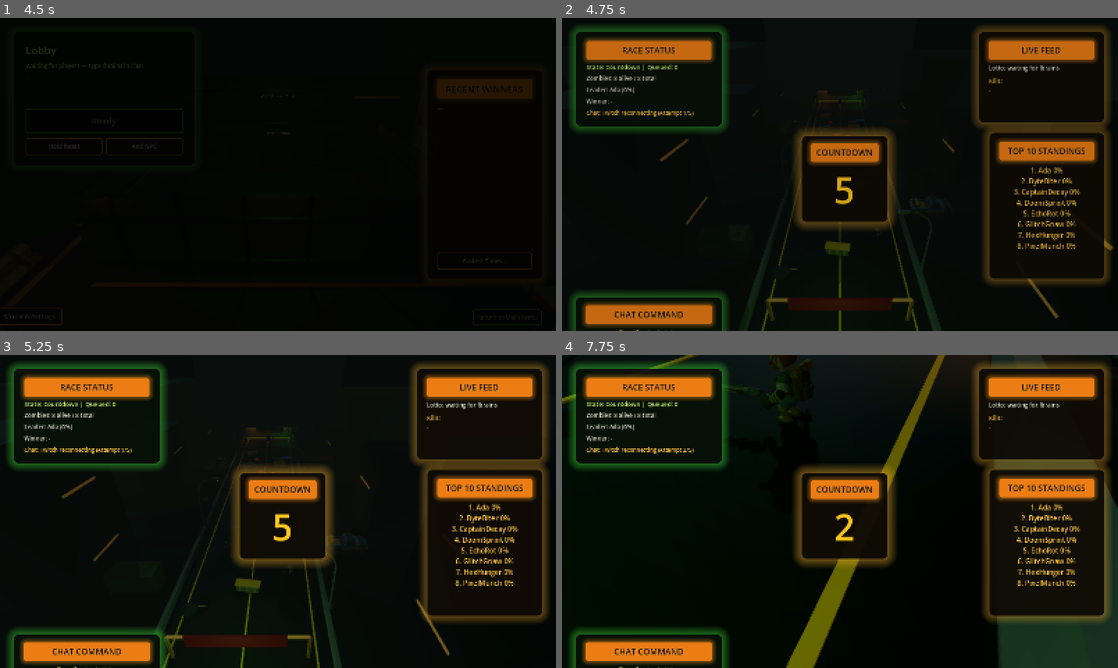
Above: before the commit, frames 1-4 (two rows, left to right).
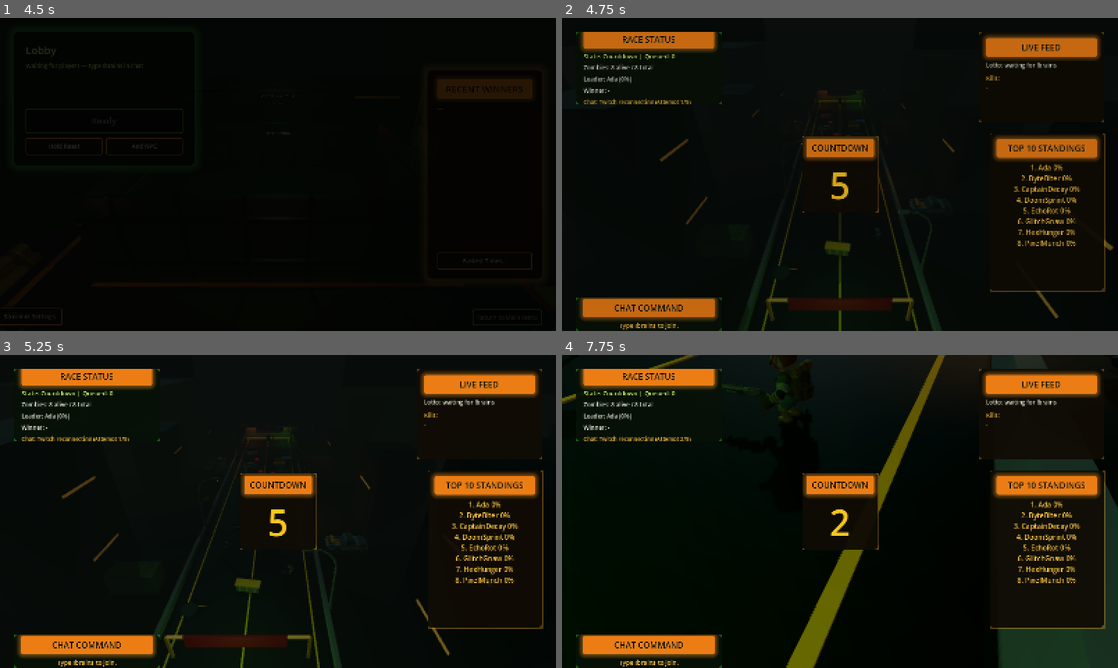
Above: after the commit, the same moments.

Repository: Knoxamiz/zombie-horde
Game: Godot game, scene res://scenes/main_menu/main_menu.tscn
Same seed, same stepped clock (60 frames per second), same inputs: the game is played once before the commit and once after it.
Inputs (mouse positions are in pixels of both pictures, inside the frame that each line leads up to):
- Up to frame 1 (4.5 s): tap Enter (round_start) at 0.5 s; move the mouse to (400, 158) at 0.52 s; hold Right 0.53-1.25 s; hold S (camera_back) 0.53-1.25 s; click (400, 158) at 0.67 s; drag from (166, 190) to (250, 237) at 1.27 s; click "SAVE PRESET" at 2 s; click "DEFAULTS" at 2.75 s; click "DONE" at 3.5 s; click "Ready (8)" at 4.25 s
- Up to frame 2 (4.75 s): no input
- Up to frame 3 (5.25 s): move the mouse to (333, 442) at 5.02 s; hold Right from 5.03 s (still down); hold F (camera_director) from 5.03 s (still down); click (333, 442) at 5.17 s
- Up to frame 4 (7.75 s): move the mouse to (834, 517) at 5.77 s; release Right at 5.78 s; release F (camera_director) at 5.78 s; hold Up from 5.78 s (still down); tap Q (camera_down) at 5.85 s; click (834, 517) at 5.92 s; move the mouse to (878, 514) at 6.52 s; hold W (camera_forward) 6.53-7.28 s; click (878, 514) at 6.67 s; move the mouse to (795, 508) at 7.27 s; tap A (camera_left) at 7.35 s; click (795, 508) at 7.42 s

Frame 1 is identical in both runs. In frame 2, 17% of the frame differs, in the area x 1-99%, y 2-100%; in frame 3, 18%; in frame 4, 19%.

Commit message:
Fix HUD layout panels: fixed-size Control nodes and layout v3
Root cause: PanelContainer panels grew with preview content, breaking saved
offsets and causing overlapping misaligned orange headers.

- HudLayoutPanel now extends Control with Background + clipped content
- Defaults scale to viewport; corrupt v2 saves are rejected (layout v3)
- Reset clears user://hud_layout.cfg
- Header bars pinned to shrink height; edit chrome tracks panel bounds
- Add layout panel validation test

Co-authored-by: Knoxamiz <Knoxamiz@users.noreply.github.com>

Diff:
--- a/scenes/ui/hud.tscn
+++ b/scenes/ui/hud.tscn
@@ -94,19 +94,34 @@
 mouse_filter = 2
 color = Color(0.004, 0.008, 0.005, 0.42)
 
-[node name="TopPanel" type="PanelContainer" parent="Root"]
-custom_minimum_size = Vector2(420, 208)
+[node name="TopPanel" type="Control" parent="Root"]
 layout_mode = 0
 offset_left = 40.0
 offset_top = 40.0
 offset_right = 460.0
 offset_bottom = 248.0
-theme_override_styles/panel = SubResource("StyleBox_lobby_glow")
+clip_contents = true
 script = ExtResource("4_layout_panel")
 panel_id = "top"
 
+[node name="Background" type="PanelContainer" parent="Root/TopPanel"]
+layout_mode = 1
+anchors_preset = 15
+anchor_right = 1.0
+anchor_bottom = 1.0
+grow_horizontal = 2
+grow_vertical = 2
+mouse_filter = 2
+theme_override_styles/panel = SubResource("StyleBox_lobby_glow")
+
 [node name="Margin" type="MarginContainer" parent="Root/TopPanel"]
-layout_mode = 2
+layout_mode = 1
+anchors_preset = 15
+anchor_right = 1.0
+anchor_bottom = 1.0
+grow_horizontal = 2
+grow_vertical = 2
+mouse_filter = 2
 theme_override_constants/margin_left = 22
 theme_override_constants/margin_top = 18
 theme_override_constants/margin_right = 22
@@ -118,6 +133,7 @@
 
 [node name="HeaderBar" type="PanelContainer" parent="Root/TopPanel/Margin/VBox"]
 layout_mode = 2
+size_flags_vertical = 0
 theme_override_styles/panel = SubResource("StyleBox_board_header")
 
 [node name="HeaderLabel" type="Label" parent="Root/TopPanel/Margin/VBox/HeaderBar"]
@@ -155,19 +171,34 @@
 theme_override_font_sizes/font_size = 16
 text = "Chat: Debug only"
 
-[node name="RosterPanel" type="PanelContainer" parent="Root"]
-custom_minimum_size = Vector2(360, 260)
+[node name="RosterPanel" type="Control" parent="Root"]
 layout_mode = 0
 offset_left = 1200.0
 offset_top = 40.0
 offset_right = 1560.0
 offset_bottom = 300.0
-theme_override_styles/panel = SubResource("StyleBox_scores_glow")
+clip_contents = true
 script = ExtResource("4_layout_panel")
 panel_id = "roster"
 
+[node name="Background" type="PanelContainer" parent="Root/RosterPanel"]
+layout_mode = 1
+anchors_preset = 15
+anchor_right = 1.0
+anchor_bottom = 1.0
+grow_horizontal = 2
+grow_vertical = 2
+mouse_filter = 2
+theme_override_styles/panel = SubResource("StyleBox_scores_glow")
+
 [node name="Margin" type="MarginContainer" parent="Root/RosterPanel"]
-layout_mode = 2
+layout_mode = 1
+anchors_preset = 15
+anchor_right = 1.0
+anchor_bottom = 1.0
+grow_horizontal = 2
+grow_vertical = 2
+mouse_filter = 2
 theme_override_constants/margin_left = 20
 theme_override_constants/margin_top = 18
 theme_override_constants/margin_right = 20
@@ -179,6 +210,7 @@
 
 [node name="HeaderBar" type="PanelContainer" parent="Root/RosterPanel/Margin/VBox"]
 layout_mode = 2
+size_flags_vertical = 0
 theme_override_styles/panel = SubResource("StyleBox_board_header")
 
 [node name="HeaderLabel" type="Label" parent="Root/RosterPanel/Margin/VBox/HeaderBar"]
@@ -205,19 +237,34 @@
 -"
 autowrap_mode = 2
 
-[node name="LeaderboardPanel" type="PanelContainer" parent="Root"]
-custom_minimum_size = Vector2(330, 420)
+[node name="LeaderboardPanel" type="Control" parent="Root"]
 layout_mode = 0
 offset_left = 1230.0
 offset_top = 330.0
 offset_right = 1560.0
 offset_bottom = 750.0
-theme_override_styles/panel = SubResource("StyleBox_scores_glow")
+clip_contents = true
 script = ExtResource("4_layout_panel")
 panel_id = "leaderboard"
 
+[node name="Background" type="PanelContainer" parent="Root/LeaderboardPanel"]
+layout_mode = 1
+anchors_preset = 15
+anchor_right = 1.0
+anchor_bottom = 1.0
+grow_horizontal = 2
+grow_vertical = 2
+mouse_filter = 2
+theme_override_styles/panel = SubResource("StyleBox_scores_glow")
+
 [node name="Margin" type="MarginContainer" parent="Root/LeaderboardPanel"]
-layout_mode = 2
+layout_mode = 1
+anchors_preset = 15
+anchor_right = 1.0
+anchor_bottom = 1.0
+grow_horizontal = 2
+grow_vertical = 2
+mouse_filter = 2
 theme_override_constants/margin_left = 20
 theme_override_constants/margin_top = 18
 theme_override_constants/margin_right = 20
@@ -229,6 +276,7 @@
 
 [node name="HeaderBar" type="PanelContainer" parent="Root/LeaderboardPanel/Margin/VBox"]
 layout_mode = 2
+size_flags_vertical = 0
 theme_override_styles/panel = SubResource("StyleBox_board_header")
 
 [node name="HeaderLabel" type="Label" parent="Root/LeaderboardPanel/Margin/VBox/HeaderBar"]
@@ -248,19 +296,34 @@
 horizontal_alignment = 1
 autowrap_mode = 2
 
-[node name="CommandPanel" type="PanelContainer" parent="Root"]
-custom_minimum_size = Vector2(420, 56)
+[node name="CommandPanel" type="Control" parent="Root"]
 layout_mode = 0
 offset_left = 40.0
 offset_top = 804.0
 offset_right = 460.0
 offset_bottom = 860.0
-theme_override_styles/panel = SubResource("StyleBox_lobby_glow")
+clip_contents = true
 script = ExtResource("4_layout_panel")
 panel_id = "command"
 
+[node name="Background" type="PanelContainer" parent="Root/CommandPanel"]
+layout_mode = 1
+anchors_preset = 15
+anchor_right = 1.0
+anchor_bottom = 1.0
+grow_horizontal = 2
+grow_vertical = 2
+mouse_filter = 2
+theme_override_styles/panel = SubResource("StyleBox_lobby_glow")
+
 [node name="Margin" type="MarginContainer" parent="Root/CommandPanel"]
-layout_mode = 2
+layout_mode = 1
+anchors_preset = 15
+anchor_right = 1.0
+anchor_bottom = 1.0
+grow_horizontal = 2
+grow_vertical = 2
+mouse_filter = 2
 theme_override_constants/margin_left = 20
 theme_override_constants/margin_top = 14
 theme_override_constants/margin_right = 20
@@ -272,6 +335,7 @@
 
 [node name="HeaderBar" type="PanelContainer" parent="Root/CommandPanel/Margin/VBox"]
 layout_mode = 2
+size_flags_vertical = 0
 theme_override_styles/panel = SubResource("StyleBox_board_header")
 
 [node name="HeaderLabel" type="Label" parent="Root/CommandPanel/Margin/VBox/HeaderBar"]
@@ -290,19 +354,34 @@
 horizontal_alignment = 1
 autowrap_mode = 2
 
-[node name="CountdownPanel" type="PanelContainer" parent="Root"]
-custom_minimum_size = Vector2(220, 220)
+[node name="CountdownPanel" type="Control" parent="Root"]
 layout_mode = 0
 offset_left = 690.0
 offset_top = 340.0
 offset_right = 910.0
 offset_bottom = 560.0
-theme_override_styles/panel = SubResource("StyleBox_countdown_glow")
+clip_contents = true
 script = ExtResource("4_layout_panel")
 panel_id = "countdown"
 
+[node name="Background" type="PanelContainer" parent="Root/CountdownPanel"]
+layout_mode = 1
+anchors_preset = 15
+anchor_right = 1.0
+anchor_bottom = 1.0
+grow_horizontal = 2
+grow_vertical = 2
+mouse_filter = 2
+theme_override_styles/panel = SubResource("StyleBox_countdown_glow")
+
 [node name="Margin" type="MarginContainer" parent="Root/CountdownPanel"]
-layout_mode = 2
+layout_mode = 1
+anchors_preset = 15
+anchor_right = 1.0
+anchor_bottom = 1.0
+grow_horizontal = 2
+grow_vertical = 2
+mouse_filter = 2
 theme_override_constants/margin_left = 18
 theme_override_constants/margin_top = 12
 theme_override_constants/margin_right = 18
@@ -314,6 +393,7 @@
 
 [node name="HeaderBar" type="PanelContainer" parent="Root/CountdownPanel/Margin/VBox"]
 layout_mode = 2
+size_flags_vertical = 0
 theme_override_styles/panel = SubResource("StyleBox_board_header")
 
 [node name="HeaderLabel" type="Label" parent="Root/CountdownPanel/Margin/VBox/HeaderBar"]
--- /dev/null
+++ b/scripts/debug/hud_layout_panel_test.gd
@@ -0,0 +1,69 @@
+extends SceneTree
+
+const MAIN_GAME_SCENE := "res://scenes/main/main_game.tscn"
+const PASS := 0
+const FAIL := 1
+
+var _failures: Array[String] = []
+
+
+func _initialize() -> void:
+	call_deferred("_run_test")
+
+
+func _run_test() -> void:
+	print("=== HUD layout panel test ===")
+	var packed: PackedScene = load(MAIN_GAME_SCENE)
+	if packed == null:
+		_fail("Could not load main game scene")
+		_finish(FAIL)
+		return
+
+	var main_game: Node = packed.instantiate()
+	root.add_child(main_game)
+	await create_timer(0.5).timeout
+
+	var hud: HudController = main_game.get_node_or_null("HUD") as HudController
+	if hud == null:
+		_fail("HUD not found")
+		_finish(FAIL)
+		return
+
+	hud.visible = true
+	hud.get_node("Root").visible = true
+	await create_timer(0.1).timeout
+
+	var viewport_size: Vector2 = hud.get_node("Root").get_rect().size
+	for panel_id in ["top", "roster", "leaderboard", "command"]:
+		var panel: HudLayoutPanel = hud.get_layout_panel(panel_id)
+		if panel == null:
+			_fail("Missing panel: %s" % panel_id)
+			continue
+		var rect: Rect2 = panel.get_layout_rect()
+		if rect.size.x < 180.0 or rect.size.y < 72.0:
+			_fail("%s too small: %s" % [panel_id, rect.size])
+		if rect.position.x < -40.0 or rect.position.y < -40.0:
+			_fail("%s off-screen left/top: %s" % [panel_id, rect.position])
+		if rect.position.x + rect.size.x > viewport_size.x + 40.0:
+			_fail("%s off-screen right: %s" % [panel_id, rect.end])
+		if rect.position.y + rect.size.y > viewport_size.y + 40.0:
+			_fail("%s off-screen bottom: %s" % [panel_id, rect.end])
+
+	if _failures.is_empty():
+		print("PASS: all layout panels within viewport")
+		_finish(PASS)
+		return
+
+	for failure in _failures:
+		push_error(failure)
+	print("FAIL: %d issue(s)" % _failures.size())
+	_finish(FAIL)
+
+
+func _fail(message: String) -> void:
+	_failures.append(message)
+	print("FAIL: ", message)
+
+
+func _finish(exit_code: int) -> void:
+	quit(exit_code)
--- a/scripts/ui/hud_controller.gd
+++ b/scripts/ui/hud_controller.gd
@@ -81,7 +81,7 @@
 	get_node("Root/LeaderboardPanel/Margin/VBox/HeaderBar/HeaderLabel") as Label
 )
 @onready var _leaderboard_label: Label = get_node("Root/LeaderboardPanel/Margin/VBox/LeaderboardLabel") as Label
-@onready var _countdown_panel: PanelContainer = get_node("Root/CountdownPanel") as PanelContainer
+@onready var _countdown_panel: HudLayoutPanel = get_node("Root/CountdownPanel") as HudLayoutPanel
 @onready var _countdown_label: Label = get_node("Root/CountdownPanel/Margin/VBox/CountdownLabel") as Label
 @onready var _results_overlay: RoundResultsOverlay = get_node("Root/RoundResultsOverlay") as RoundResultsOverlay
 @onready var _start_button: Button = get_node("Root/ControlPanel/Margin/HBox/StartButton") as Button
@@ -161,8 +161,17 @@
 	_layout_editor.finished.connect(_on_layout_edit_finished)
 
 func _apply_saved_layout() -> void:
-	_layout_profile = HUD_LAYOUT_PROFILE.load_from_disk()
+	var viewport_size: Vector2 = _get_layout_viewport_size()
+	_layout_profile = HUD_LAYOUT_PROFILE.load_from_disk(viewport_size)
+	if not _layout_profile.is_valid_for_viewport(viewport_size):
+		_layout_profile = HUD_LAYOUT_PROFILE.create_default_profile(viewport_size)
 	_layout_profile.apply_to(self)
+
+
+func _get_layout_viewport_size() -> Vector2:
+	if _root != null:
+		return _root.get_rect().size
+	return get_viewport().get_visible_rect().size
 
 func get_layout_panel(panel_id: String) -> HudLayoutPanel:
 	var path: String = str(PANEL_PATHS.get(panel_id, ""))
@@ -171,6 +180,11 @@
 	return get_node_or_null(path) as HudLayoutPanel
 
 func begin_layout_edit() -> void:
+	var viewport_size: Vector2 = _get_layout_viewport_size()
+	_layout_profile = HUD_LAYOUT_PROFILE.load_from_disk(viewport_size)
+	if not _layout_profile.is_valid_for_viewport(viewport_size):
+		_layout_profile = HUD_LAYOUT_PROFILE.create_default_profile(viewport_size)
+		_layout_profile.apply_to(self)
 	_layout_edit_snapshot = HUD_LAYOUT_PROFILE.capture_from(self)
 	_layout_edit_active = true
 	_hud_visible_before_layout_edit = visible
@@ -194,7 +208,7 @@
 
 func _ensure_layout_panels_visible_for_edit() -> void:
 	for panel_id in PANEL_PATHS.keys():
-		var panel: Control = get_layout_panel(panel_id)
+		var panel: HudLayoutPanel = get_layout_panel(panel_id)
 		if panel == null:
 			continue
 		if panel_id == "countdown":
@@ -235,7 +249,8 @@
 	_pre_round_hidden_for_layout_edit = false
 
 func reset_layout_to_defaults() -> void:
-	_layout_profile = HUD_LAYOUT_PROFILE.create_default_profile()
+	HUD_LAYOUT_PROFILE.clear_saved_layout()
+	_layout_profile = HUD_LAYOUT_PROFILE.create_default_profile(_get_layout_viewport_size())
 	_layout_profile.apply_to(self)
 
 func is_layout_edit_active() -> bool:
--- a/scripts/ui/hud_layout_editor.gd
+++ b/scripts/ui/hud_layout_editor.gd
@@ -243,6 +243,7 @@
 
 func _on_reset_pressed() -> void:
 	if _hud_controller != null:
+		HUD_LAYOUT_PROFILE.clear_saved_layout()
 		_hud_controller.reset_layout_to_defaults()
 		if _hud_controller.has_method("_ensure_layout_panels_visible_for_edit"):
 			_hud_controller.call("_ensure_layout_panels_visible_for_edit")
--- a/scripts/ui/hud_layout_panel.gd
+++ b/scripts/ui/hud_layout_panel.gd
@@ -1,5 +1,5 @@
 class_name HudLayoutPanel
-extends PanelContainer
+extends Control
 
 signal edit_interaction_started(panel_id: String, mode: String, corner: String)
 signal edit_hide_requested(panel_id: String)
@@ -20,8 +20,10 @@
 
 
 func _ready() -> void:
-	clip_contents = false
+	clip_contents = true
+	mouse_filter = Control.MOUSE_FILTER_IGNORE
 	resized.connect(_on_resized)
+	_ensure_scene_children_fill()
 	_build_edit_chrome()
 
 
@@ -34,29 +36,34 @@
 	mouse_filter = Control.MOUSE_FILTER_PASS if active else Control.MOUSE_FILTER_IGNORE
 	z_index = 10 if active else 0
 	_wire_header_drag()
-	_update_handle_positions()
+	call_deferred("_update_handle_positions")
 
 
 func get_layout_rect() -> Rect2:
-	return Rect2(
-		offset_left,
-		offset_top,
-		offset_right - offset_left,
-		offset_bottom - offset_top
-	)
+	return HudLayoutProfile.get_absolute_rect(self)
 
 
 func set_layout_rect(rect: Rect2) -> void:
 	HudLayoutProfile.set_absolute_rect(self, rect)
-	custom_minimum_size = Vector2(
-		maxf(rect.size.x, MIN_PANEL_SIZE.x),
-		maxf(rect.size.y, MIN_PANEL_SIZE.y)
-	)
 	call_deferred("_update_handle_positions")
 
 
 func flatten_to_absolute() -> void:
 	HudLayoutProfile.flatten_panel_to_absolute(self)
+
+
+func _ensure_scene_children_fill() -> void:
+	for child in get_children():
+		if child == _edit_root or child.name == "EditChrome":
+			continue
+		if child is Control:
+			var control := child as Control
+			control.set_anchors_preset(Control.PRESET_FULL_RECT)
+			control.offset_left = 0.0
+			control.offset_top = 0.0
+			control.offset_right = 0.0
+			control.offset_bottom = 0.0
+			control.mouse_filter = Control.MOUSE_FILTER_IGNORE
 
 
 func _build_edit_chrome() -> void:
@@ -93,7 +100,7 @@
 		_edit_root.add_child(handle)
 		_handles[corner] = handle
 
-	_update_handle_positions()
+	call_deferred("_update_handle_positions")
 
 
 func _wire_header_drag() -> void:
@@ -165,11 +172,11 @@
 	if _edit_root == null:
 		return
 
-	var panel_size: Vector2 = size
+	var panel_size: Vector2 = get_layout_rect().size
 	var inset: float = 2.0
 
 	if _hide_button != null:
-		_hide_button.position = Vector2(panel_size.x - 60.0, inset)
+		_hide_button.position = Vector2(maxf(panel_size.x - 60.0, inset), inset)
 		_hide_button.size = Vector2(52.0, 28.0)
 
 	if _handles.has("tl"):
--- a/scripts/ui/hud_layout_profile.gd
+++ b/scripts/ui/hud_layout_profile.gd
@@ -3,14 +3,17 @@
 
 const SAVE_PATH := "user://hud_layout.cfg"
 const SECTION := "hud_layout"
-const SAVE_VERSION := 2
+const SAVE_VERSION := 3
+const MIN_PANEL_WIDTH := 180.0
+const MIN_PANEL_HEIGHT := 96.0
 
 static var PANEL_IDS: Array[String] = ["top", "roster", "leaderboard", "command", "countdown"]
 
 var panels: Dictionary = {}
 
-static func load_from_disk():
-	var profile = create_default_profile()
+
+static func load_from_disk(viewport_size: Vector2 = Vector2(1600.0, 900.0)):
+	var profile: HudLayoutProfile = create_default_profile(viewport_size)
 	var config: ConfigFile = ConfigFile.new()
 	if config.load(SAVE_PATH) != OK:
 		return profile
@@ -21,42 +24,72 @@
 
 	for panel_id in PANEL_IDS:
 		var prefix: String = "%s_" % panel_id
-		if not config.has_section_key(SECTION, "%sanchor_left" % prefix):
-			continue
-		profile.panels[panel_id] = {
-			"anchor_left": float(config.get_value(SECTION, "%sanchor_left" % prefix, 0.0)),
-			"anchor_top": float(config.get_value(SECTION, "%sanchor_top" % prefix, 0.0)),
-			"anchor_right": float(config.get_value(SECTION, "%sanchor_right" % prefix, 0.0)),
-			"anchor_bottom": float(config.get_value(SECTION, "%sanchor_bottom" % prefix, 0.0)),
+		if not config.has_section_key(SECTION, "%soffset_left" % prefix):
+			continue
+		var data: Dictionary = {
+			"anchor_left": 0.0,
+			"anchor_top": 0.0,
+			"anchor_right": 0.0,
+			"anchor_bottom": 0.0,
 			"offset_left": float(config.get_value(SECTION, "%soffset_left" % prefix, 0.0)),
 			"offset_top": float(config.get_value(SECTION, "%soffset_top" % prefix, 0.0)),
 			"offset_right": float(config.get_value(SECTION, "%soffset_right" % prefix, 0.0)),
 			"offset_bottom": float(config.get_value(SECTION, "%soffset_bottom" % prefix, 0.0)),
 			"visible": bool(config.get_value(SECTION, "%svisible" % prefix, true)),
-			"min_width": float(config.get_value(SECTION, "%smin_width" % prefix, 0.0)),
-			"min_height": float(config.get_value(SECTION, "%smin_height" % prefix, 0.0)),
 		}
+		if _is_panel_data_valid(data, viewport_size):
+			profile.panels[panel_id] = data
 	return profile
 
-static func create_default_profile():
-	var profile = load("res://scripts/ui/hud_layout_profile.gd").new()
+
+static func create_default_profile(viewport_size: Vector2 = Vector2(1600.0, 900.0)) -> HudLayoutProfile:
+	var profile: HudLayoutProfile = HudLayoutProfile.new()
+	var margin: float = 40.0
+	var top_width: float = 420.0
+	var top_height: float = 208.0
+	var roster_width: float = 360.0
+	var roster_height: float = 260.0
+	var board_width: float = 330.0
+	var command_height: float = 56.0
+	var command_width: float = 420.0
+	var countdown_size: float = 220.0
+	var right: float = viewport_size.x - margin
+	var bottom: float = viewport_size.y - margin
+
 	profile.panels = {
-		"top": _panel_dict(40.0, 40.0, 460.0, 248.0, true, 420.0, 208.0),
-		"roster": _panel_dict(1200.0, 40.0, 1560.0, 300.0, true, 360.0, 260.0),
-		"leaderboard": _panel_dict(1230.0, 330.0, 1560.0, 750.0, true, 330.0, 420.0),
-		"command": _panel_dict(40.0, 804.0, 460.0, 860.0, true, 420.0, 56.0),
-		"countdown": _panel_dict(690.0, 340.0, 910.0, 560.0, true, 220.0, 220.0),
+		"top": _panel_dict(margin, margin, margin + top_width, margin + top_height, true),
+		"roster": _panel_dict(right - roster_width, margin, right, margin + roster_height, true),
+		"leaderboard": _panel_dict(
+			right - board_width,
+			margin + roster_height + 30.0,
+			right,
+			bottom - command_height - 20.0,
+			true
+		),
+		"command": _panel_dict(
+			margin,
+			bottom - command_height,
+			margin + command_width,
+			bottom,
+			true
+		),
+		"countdown": _panel_dict(
+			viewport_size.x * 0.5 - countdown_size * 0.5,
+			viewport_size.y * 0.5 - countdown_size * 0.5,
+			viewport_size.x * 0.5 + countdown_size * 0.5,
+			viewport_size.y * 0.5 + countdown_size * 0.5,
+			true
+		),
 	}
 	return profile
+
 
 static func _panel_dict(
 	offset_left: float,
 	offset_top: float,
 	offset_right: float,
 	offset_bottom: float,
-	is_visible: bool,
-	min_width: float,
-	min_height: float
+	is_visible: bool
 ) -> Dictionary:
 	return {
 		"anchor_left": 0.0,
@@ -68,12 +101,11 @@
 		"offset_right": offset_right,
 		"offset_bottom": offset_bottom,
 		"visible": is_visible,
-		"min_width": min_width,
-		"min_height": min_height,
 	}
 
-static func capture_from(hud_controller: Node):
-	var profile = load("res://scripts/ui/hud_layout_profile.gd").new()
+
+static func capture_from(hud_controller: Node) -> HudLayoutProfile:
+	var profile: HudLayoutProfile = HudLayoutProfile.new()
 	for panel_id in PANEL_IDS:
 		if not hud_controller.has_method("get_layout_panel"):
 			continue
@@ -82,6 +114,7 @@
 			profile.panels[panel_id] = _capture_panel(panel)
 	return profile
 
+
 func apply_to(hud_controller: Node) -> void:
 	for panel_id in PANEL_IDS:
 		if not hud_controller.has_method("get_layout_panel"):
@@ -94,27 +127,41 @@
 			continue
 		_apply_panel(panel, data)
 
+
+func is_valid_for_viewport(viewport_size: Vector2) -> bool:
+	if panels.is_empty():
+		return false
+	for panel_id in PANEL_IDS:
+		var data: Dictionary = panels.get(panel_id, {})
+		if data.is_empty() or not _is_panel_data_valid(data, viewport_size):
+			return false
+	return true
+
+
 func save_to_disk() -> Error:
 	var config: ConfigFile = ConfigFile.new()
-	config.load(SAVE_PATH)
 	config.set_value(SECTION, "version", SAVE_VERSION)
 	for panel_id in PANEL_IDS:
 		var data: Dictionary = panels.get(panel_id, {})
 		if data.is_empty():
 			continue
 		var prefix: String = "%s_" % panel_id
-		config.set_value(SECTION, "%sanchor_left" % prefix, data.get("anchor_left", 0.0))
-		config.set_value(SECTION, "%sanchor_top" % prefix, data.get("anchor_top", 0.0))
-		config.set_value(SECTION, "%sanchor_right" % prefix, data.get("anchor_right", 0.0))
-		config.set_value(SECTION, "%sanchor_bottom" % prefix, data.get("anchor_bottom", 0.0))
+		config.set_value(SECTION, "%sanchor_left" % prefix, 0.0)
+		config.set_value(SECTION, "%sanchor_top" % prefix, 0.0)
+		config.set_value(SECTION, "%sanchor_right" % prefix, 0.0)
+		config.set_value(SECTION, "%sanchor_bottom" % prefix, 0.0)
 		config.set_value(SECTION, "%soffset_left" % prefix, data.get("offset_left", 0.0))
 		config.set_value(SECTION, "%soffset_top" % prefix, data.get("offset_top", 0.0))
 		config.set_value(SECTION, "%soffset_right" % prefix, data.get("offset_right", 0.0))
 		config.set_value(SECTION, "%soffset_bottom" % prefix, data.get("offset_bottom", 0.0))
 		config.set_value(SECTION, "%svisible" % prefix, data.get("visible", true))
-		config.set_value(SECTION, "%smin_width" % prefix, data.get("min_width", 0.0))
-		config.set_value(SECTION, "%smin_height" % prefix, data.get("min_height", 0.0))
 	return config.save(SAVE_PATH)
+
+
+static func clear_saved_layout() -> void:
+	if FileAccess.file_exists(SAVE_PATH):
+		DirAccess.remove_absolute(SAVE_PATH)
+
 
 static func _capture_panel(panel: Control) -> Dictionary:
 	flatten_panel_to_absolute(panel)
@@ -128,40 +175,53 @@
 		"offset_right": panel.offset_right,
 		"offset_bottom": panel.offset_bottom,
 		"visible": panel.visible,
-		"min_width": panel.size.x,
-		"min_height": panel.size.y,
 	}
 
+
 static func _apply_panel(panel: Control, data: Dictionary) -> void:
-	panel.layout_mode = 0
-	panel.anchor_left = 0.0
-	panel.anchor_top = 0.0
-	panel.anchor_right = 0.0
-	panel.anchor_bottom = 0.0
-	panel.offset_left = float(data.get("offset_left", panel.offset_left))
-	panel.offset_top = float(data.get("offset_top", panel.offset_top))
-	panel.offset_right = float(data.get("offset_right", panel.offset_right))
-	panel.offset_bottom = float(data.get("offset_bottom", panel.offset_bottom))
+	set_absolute_rect(panel, get_absolute_rect_from_data(data))
 	panel.visible = bool(data.get("visible", true))
-	panel.size_flags_horizontal = Control.SIZE_SHRINK_BEGIN
-	panel.size_flags_vertical = Control.SIZE_SHRINK_BEGIN
-	var min_width: float = float(data.get("min_width", 0.0))
-	var min_height: float = float(data.get("min_height", 0.0))
-	if min_width > 0.0:
-		panel.custom_minimum_size.x = min_width
-	if min_height > 0.0:
-		panel.custom_minimum_size.y = min_height
+
+
+static func get_absolute_rect_from_data(data: Dictionary) -> Rect2:
+	return Rect2(
+		float(data.get("offset_left", 0.0)),
+		float(data.get("offset_top", 0.0)),
+		float(data.get("offset_right", 0.0)) - float(data.get("offset_left", 0.0)),
+		float(data.get("offset_bottom", 0.0)) - float(data.get("offset_top", 0.0))
+	)
+
+
+static func _is_panel_data_valid(data: Dictionary, viewport_size: Vector2) -> bool:
+	var width: float = float(data.get("offset_right", 0.0)) - float(data.get("offset_left", 0.0))
+	var height: float = float(data.get("offset_bottom", 0.0)) - float(data.get("offset_top", 0.0))
+	if width < MIN_PANEL_WIDTH or height < MIN_PANEL_HEIGHT:
+		return false
+	if width > viewport_size.x * 0.9 or height > viewport_size.y * 0.9:
+		return false
+	if float(data.get("offset_left", 0.0)) < -80.0 or float(data.get("offset_top", 0.0)) < -80.0:
+		return false
+	if float(data.get("offset_right", 0.0)) > viewport_size.x + 80.0:
+		return false
+	if float(data.get("offset_bottom", 0.0)) > viewport_size.y + 80.0:
+		return false
+	return true
+
 
 static func flatten_panel_to_absolute(panel: Control) -> void:
-	var global_rect: Rect2 = panel.get_global_rect()
 	var parent: Control = panel.get_parent() as Control
 	if parent == null:
 		return
-	var parent_transform: Transform2D = parent.get_global_transform_with_canvas()
-	var local_pos: Vector2 = parent_transform.affine_inverse() * global_rect.position
-	set_absolute_rect(panel, Rect2(local_pos, global_rect.size))
+	var global_rect: Rect2 = panel.get_global_rect()
+	var local_pos: Vector2 = parent.get_global_transform_with_canvas().affine_inverse() * global_rect.position
+	set_absolute_rect(panel, Rect2(local_pos, get_absolute_rect(panel).size))
+
 
 static func set_absolute_rect(panel: Control, rect: Rect2) -> void:
+	var clamped_size: Vector2 = Vector2(
+		maxf(rect.size.x, MIN_PANEL_WIDTH),
+		maxf(rect.size.y, MIN_PANEL_HEIGHT)
+	)
 	panel.layout_mode = 0
 	panel.set_anchors_preset(Control.PRESET_TOP_LEFT)
 	panel.anchor_left = 0.0
@@ -170,10 +230,12 @@
 	panel.anchor_bottom = 0.0
 	panel.offset_left = rect.position.x
 	panel.offset_top = rect.position.y
-	panel.offset_right = rect.position.x + max(rect.size.x, 120.0)
-	panel.offset_bottom = rect.position.y + max(rect.size.y, 72.0)
+	panel.offset_right = rect.position.x + clamped_size.x
+	panel.offset_bottom = rect.position.y + clamped_size.y
 	panel.size_flags_horizontal = Control.SIZE_SHRINK_BEGIN
 	panel.size_flags_vertical = Control.SIZE_SHRINK_BEGIN
+	panel.custom_minimum_size = Vector2.ZERO
+
 
 static func get_absolute_rect(panel: Control) -> Rect2:
 	return Rect2(
Not shown, added: scripts/ui/hud_layout_editor.gd.uid
Not shown, added: scripts/ui/hud_layout_panel.gd.uid
Not shown, added: scripts/ui/hud_layout_profile.gd.uid
